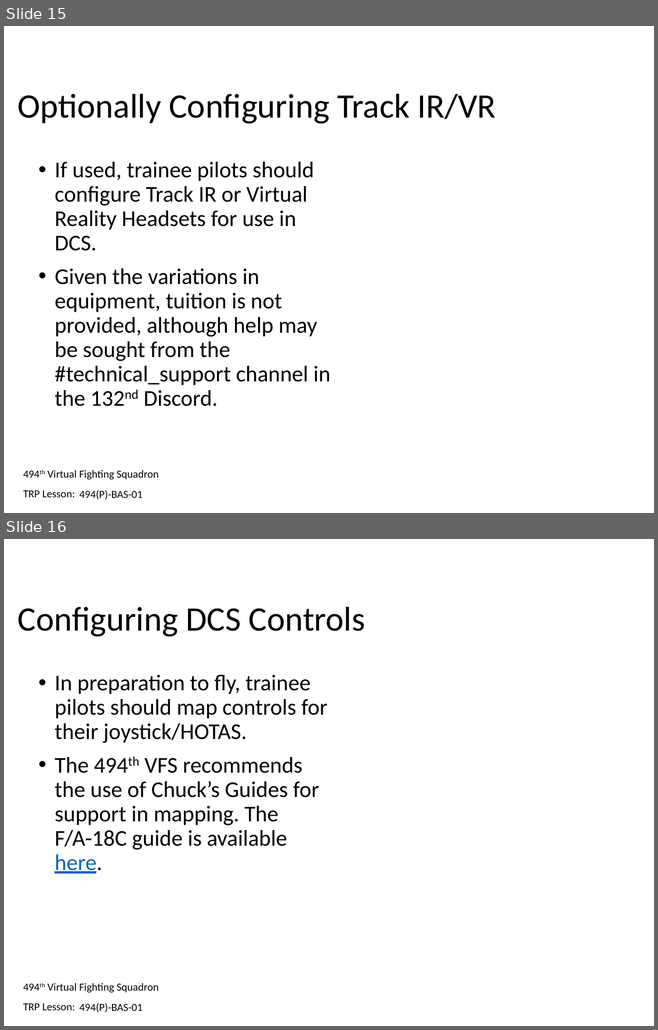
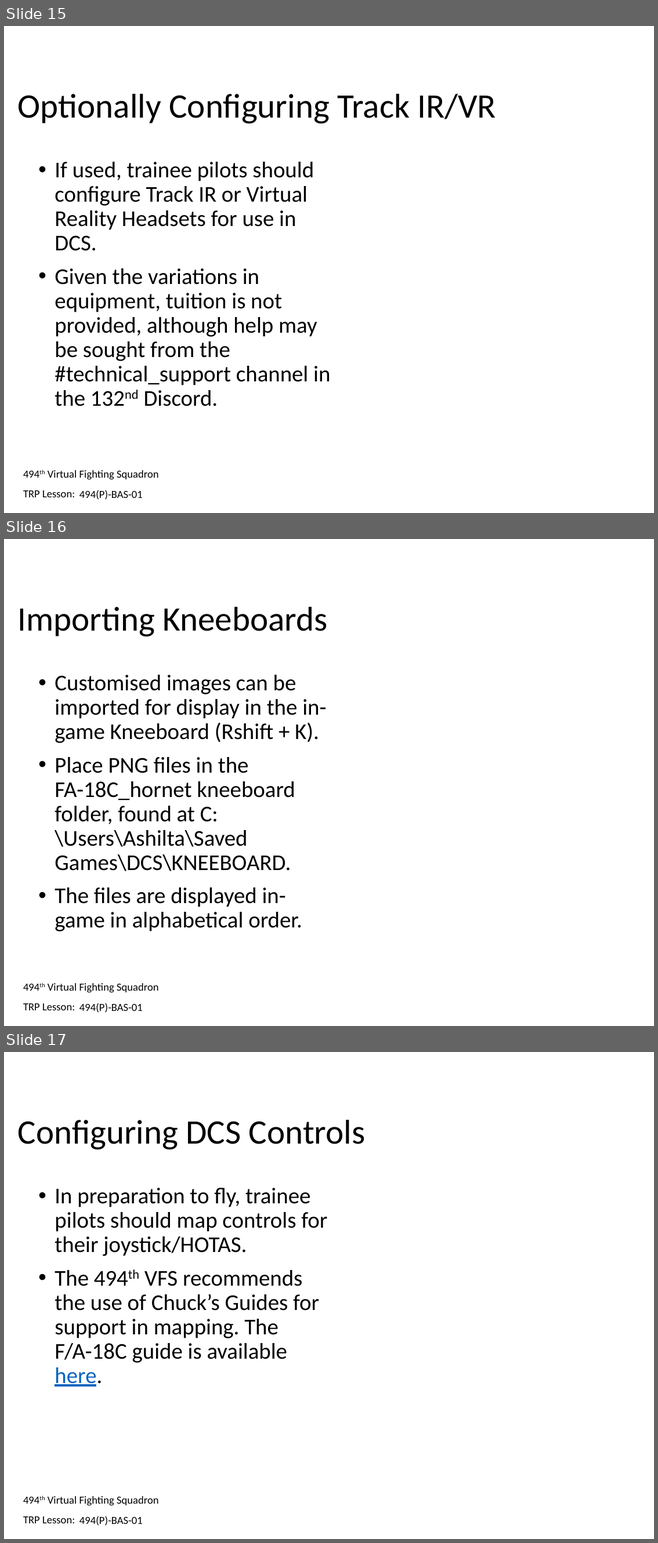
Before and after one commit to 132nd-vWing/132-TRP-494, a slide deck: TRP/BAS/BAS-01/494-BAS-01 - Trainee Presentation.pptx. Shown one above the other, each under a label of ours: slides 15 and 16 before the commit, slides 15, 16 and 17 after it. The pictures are 658x1030 and 658x1543 pixels, drawn with LibreOffice and Linux fonts; fonts in the diff are those of the drawing; background and template pictures are left out. Boxes give left, top, right and bottom in pixels: in the first picture for what was removed or moved away, otherwise in the second. Text is boxed around its words. In the diff, an @@ line names an element or a change of style, - is before the commit and + after.

Commit message:
Included Kneeboard Import in BAS-01

```diff
--- a/TRP/BAS/BAS-01/494-BAS-01 - Trainee Presentation.pptx
+++ b/TRP/BAS/BAS-01/494-BAS-01 - Trainee Presentation.pptx
@@ slide 16 added at (4, 539, 654, 1026), background #FFFFFF; not listed: 2 template elements that a slide beside it also shows @@
@@ title added at (18, 607, 328, 636), 38 pt, text #000000 @@
+Importing Kneeboards
@@ text added at (54, 675, 326, 932), 25 pt, text #000000 @@
+• Customised images can be imported for display in the in-game Kneeboard (Rshift + K).
+• Place PNG files in the FA-18C_hornet kneeboard folder, found at C:\Users\Ashilta\Saved Games\DCS\KNEEBOARD.
+• The files are displayed in-game in alphabetical order.
@@ text added at (79, 1003, 143, 1013), 12 pt, text #000000 @@
+494(P)-BAS-01
@@ what was slide 16 is now slide 17 @@
```
Also in this commit, not shown: 1 slide changed, 1 slide removed.
